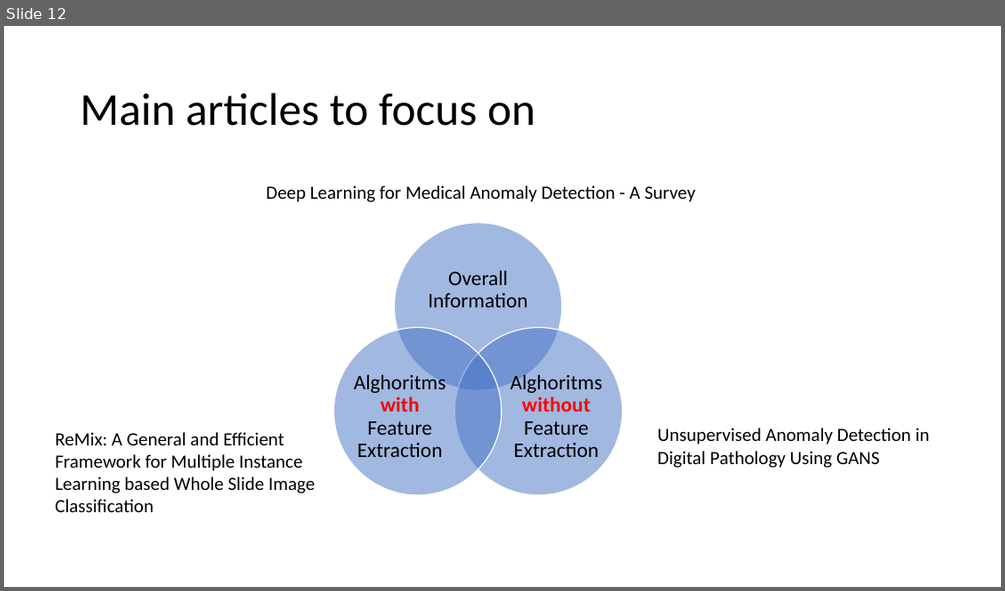
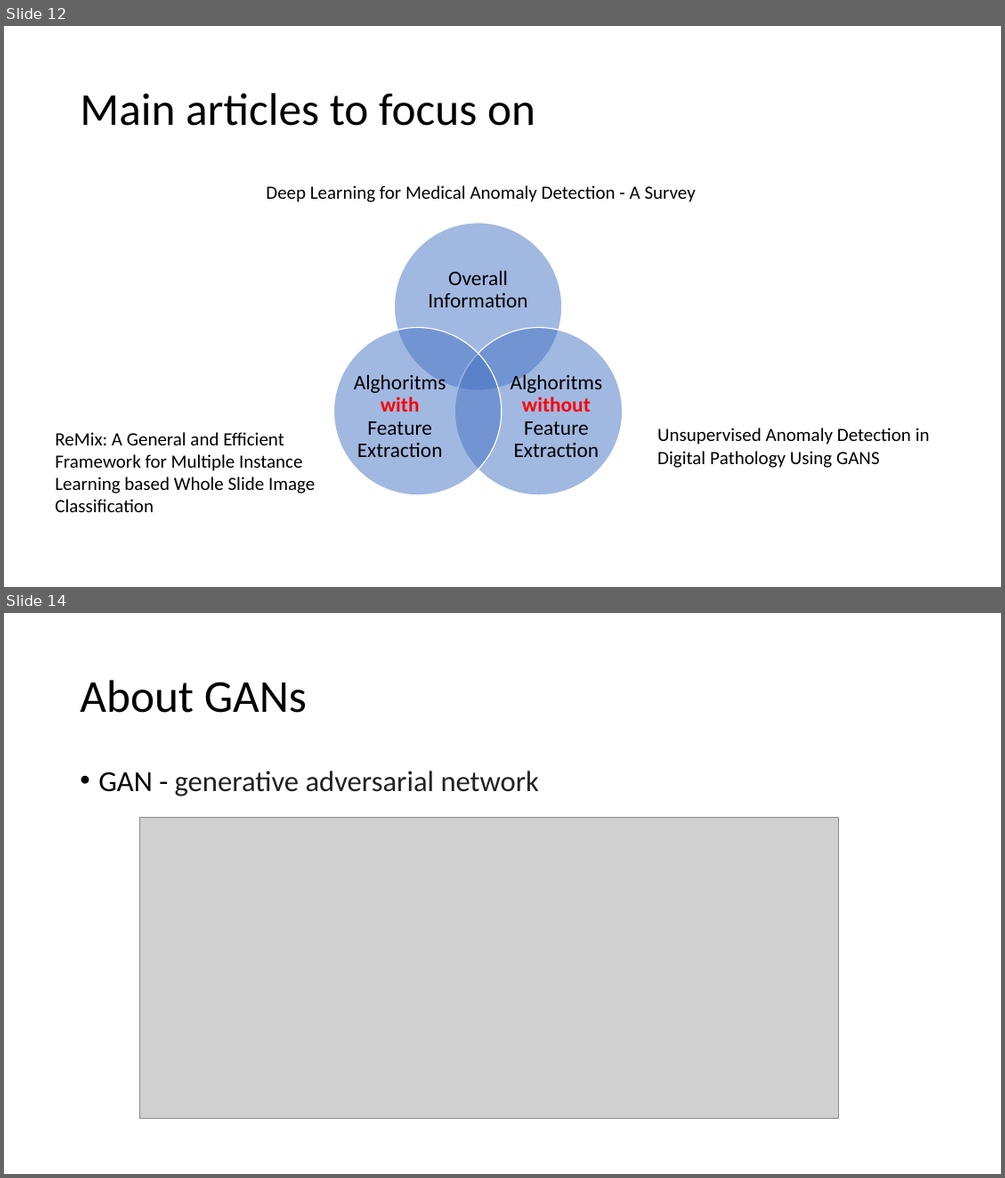
Before and after one commit to tymsoncyferki/Anomaly-Detection, a slide deck: Notes/Anomaly_Detection.pptx. Shown one above the other, each under a label of ours: slide 12 before the commit, slides 12 and 14 after it; the slides between them are not shown. The pictures are 1005x591 and 1005x1178 pixels, drawn with LibreOffice and Linux fonts; fonts in the diff are those of the drawing; grey boxes stand for pictures. Boxes give left, top, right and bottom in pixels: in the first picture for what was removed or moved away, otherwise in the second. Text is boxed around its words. In the diff, an @@ line names an element or a change of style, - is before the commit and + after.

Commit message:
Slides about GANs

```diff
--- a/Notes/Anomaly_Detection.pptx
+++ b/Notes/Anomaly_Detection.pptx
@@ slide 14 added at (4,613,1001,1174), background #FFFFFF @@
@@ title added at (80,680,307,713), 44 pt, text #000000 @@
+About GANs
@@ text added at (98,771,540,796), 28 pt, text #202124 @@
+• GAN - generative adversarial network
@@ picture added at (139,817,839,1119) @@
```
Also in this commit, not shown: 5 other slides added.
